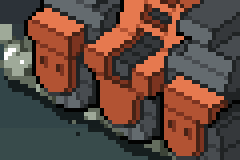
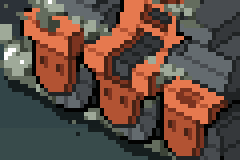
Layer changes from the first 240x160 image to the second:
painted on "Layer" over [4, 0, 204, 108]
painted on "Layer #1" over [20, 0, 224, 160]
